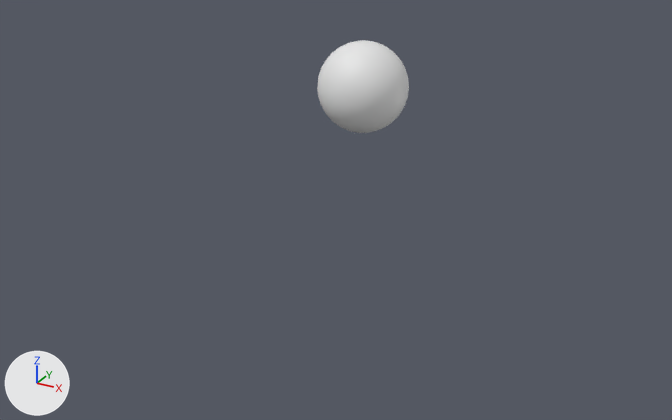
Renders of the Blender file marble/marble.blend from each side of a commit.
One viewpoint serves both versions: a 50 mm camera at (44.9, -87.8, 33.5) aimed at (-0.9, -4.5, -8.1). The axes (+X, +Y, +Z) are drawn at lower left. The lights are the same throughout. Mesh edges are drawn as thin lines on the coarser meshes.

Script lines for the objects in view, before the commit:
```python
me_sphere = bpy.data.meshes.new('Sphere')
me_sphere.from_pydata(...)  # a UV sphere (32 segments, 16 rings, poles along z) spanning x -1.0..1.0, y -1.0..1.0, z -1.0..1.0
me_sphere.polygons.foreach_set('use_smooth', [True] * 512)
ob_marble = bpy.data.objects.new('Marble', me_sphere)
ob_marble.location = (0.0, 0.0, 5.0)
ob_marble.scale = (5.0, 5.0, 5.0)
```
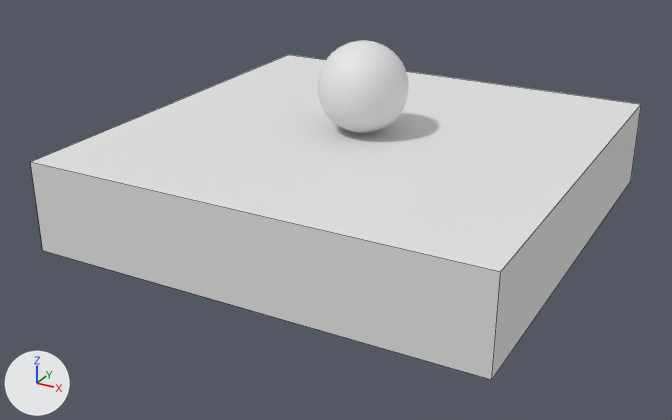
The newer file is also turned or shifted as a whole; pictures and numbers use the older file's frame.

Pixel boxes (x1, y1, x2, y2) of what changed, in the pictures (672 x 420 px):
'Container', added
    after: (31, 55, 641, 380)

The change, as a diff of the scene's bpy script:
```diff
--- a/marble/marble.blend.py
+++ b/marble/marble.blend.py
@@ me_cube @@
+me_cube.from_pydata(...)  # a box spanning x -1.0..1.0, y -1.0..1.0, z -1.0..1.0
@@ ob_container @@
+ob_container = bpy.data.objects.new('Container', me_cube)
+ob_container.location = (0.0, 0.0, -5.0)
+ob_container.scale = (25.0, 25.0, 5.0)
```
